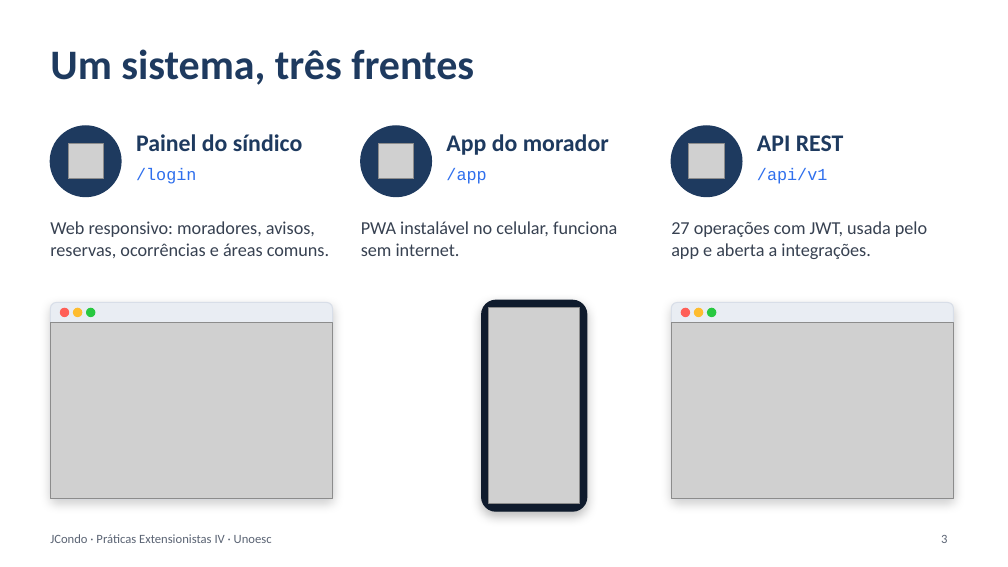
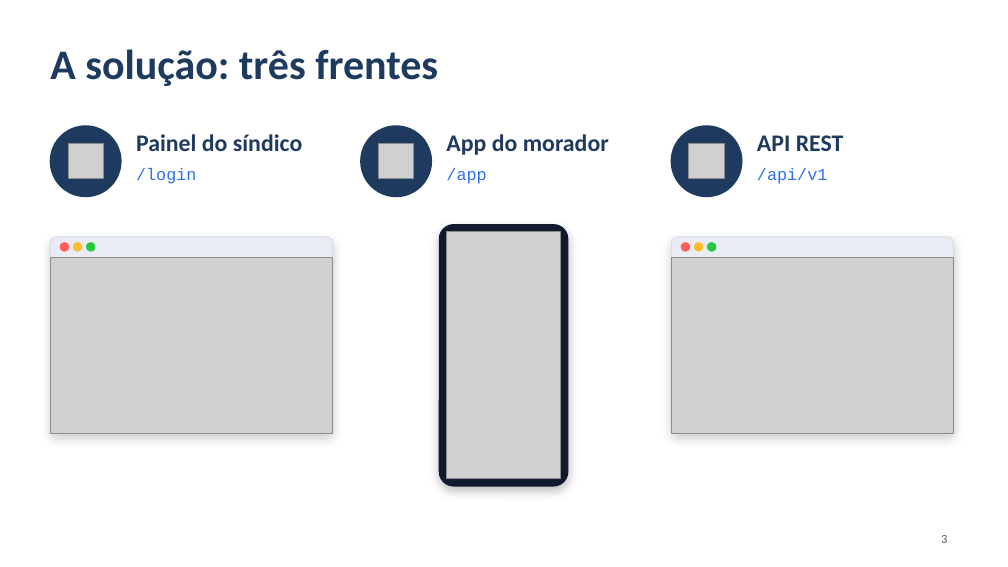
Before and after one commit to jorgensc/PEIV-Entrega2, a slide deck: slide 3 of doc/PE-IV-Jcondo-Apresentacao.pptx. Drawn at 1008x567 pixels with LibreOffice and Linux fonts; fonts in the diff are those of the drawing; grey boxes stand for pictures. Boxes give left, top, right and bottom in pixels: in the first picture for what was removed or moved away, otherwise in the second. Text is boxed around its words. In the diff, an @@ line names an element or a change of style, - is before the commit and + after.

```diff
--- a/doc/PE-IV-Jcondo-Apresentacao.pptx
+++ b/doc/PE-IV-Jcondo-Apresentacao.pptx
@@ title at <box>50,49,438,86</box>: text changed @@
-Um sistema, três frentes
+A solução: três frentes
@@ text removed at <box>50,221,329,258</box> @@
-Web responsivo: moradores, avisos, reservas, ocorrências e áreas comuns.
@@ text removed at <box>361,221,617,256</box> @@
-PWA instalável no celular, funciona sem internet.
@@ rounded rectangle: place and size @@
-rounded rectangle at <box>482,300,587,511</box>
+rounded rectangle at <box>439,225,568,486</box>
@@ rounded rectangle at <box>439,225,568,486</box>: proportions changed @@
@@ picture added at <box>447,232,560,479</box> @@
@@ text removed at <box>671,221,927,259</box> @@
-27 operações com JWT, usada pelo app e aberta a integrações.
@@ picture added at <box>50,257,333,433</box> @@
@@ picture added at <box>671,257,954,433</box> @@
@@ 6 ellipses, 2 rounded rectangles: place and size @@
-6 ellipses, 2 rounded rectangles at <box>50,302,954,499</box>
+6 ellipses, 2 rounded rectangles at <box>50,237,954,433</box>
@@ picture removed at <box>50,323,333,499</box> @@
@@ picture removed at <box>489,307,580,504</box> @@
@@ picture removed at <box>671,323,954,499</box> @@
@@ text removed at <box>50,534,272,543</box> @@
-JCondo · Práticas Extensionistas IV · Unoesc
```
Also in this commit, not shown: 5 other slides changed, 3 slides added, 11 slides removed, 15 other files.
